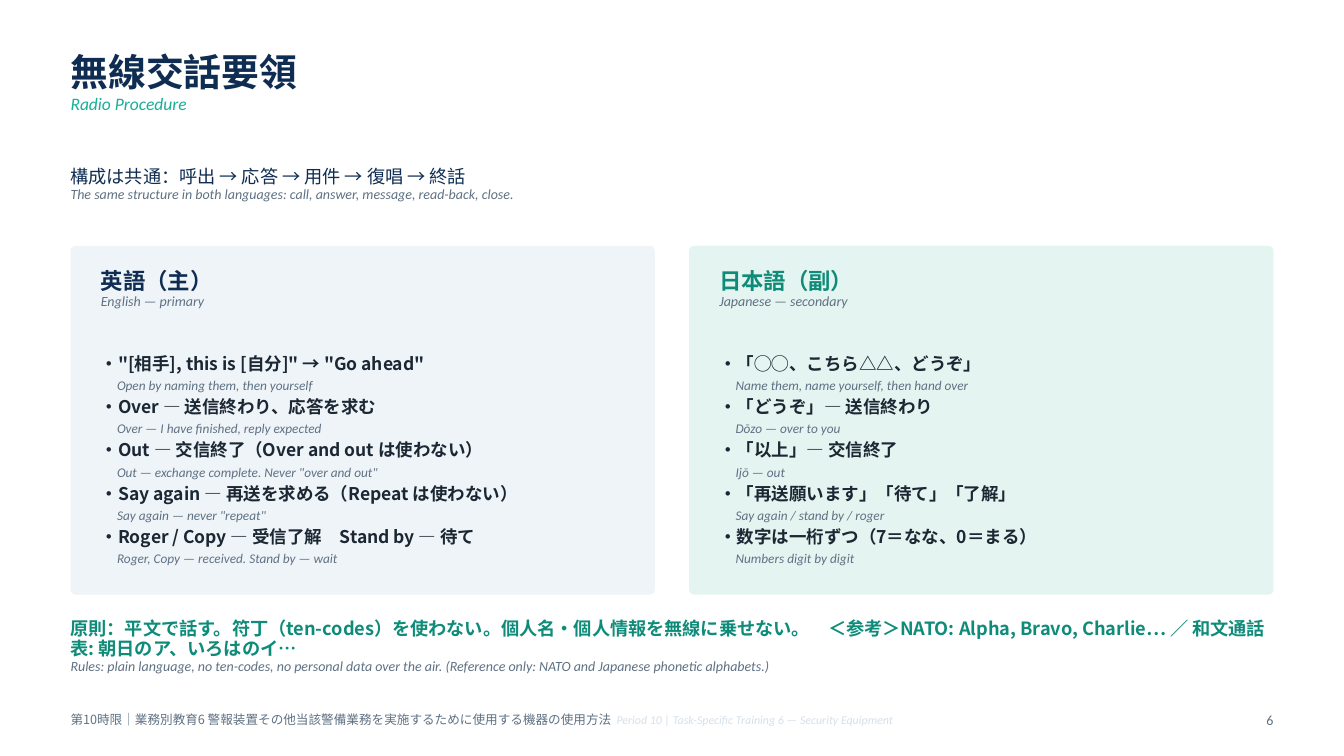
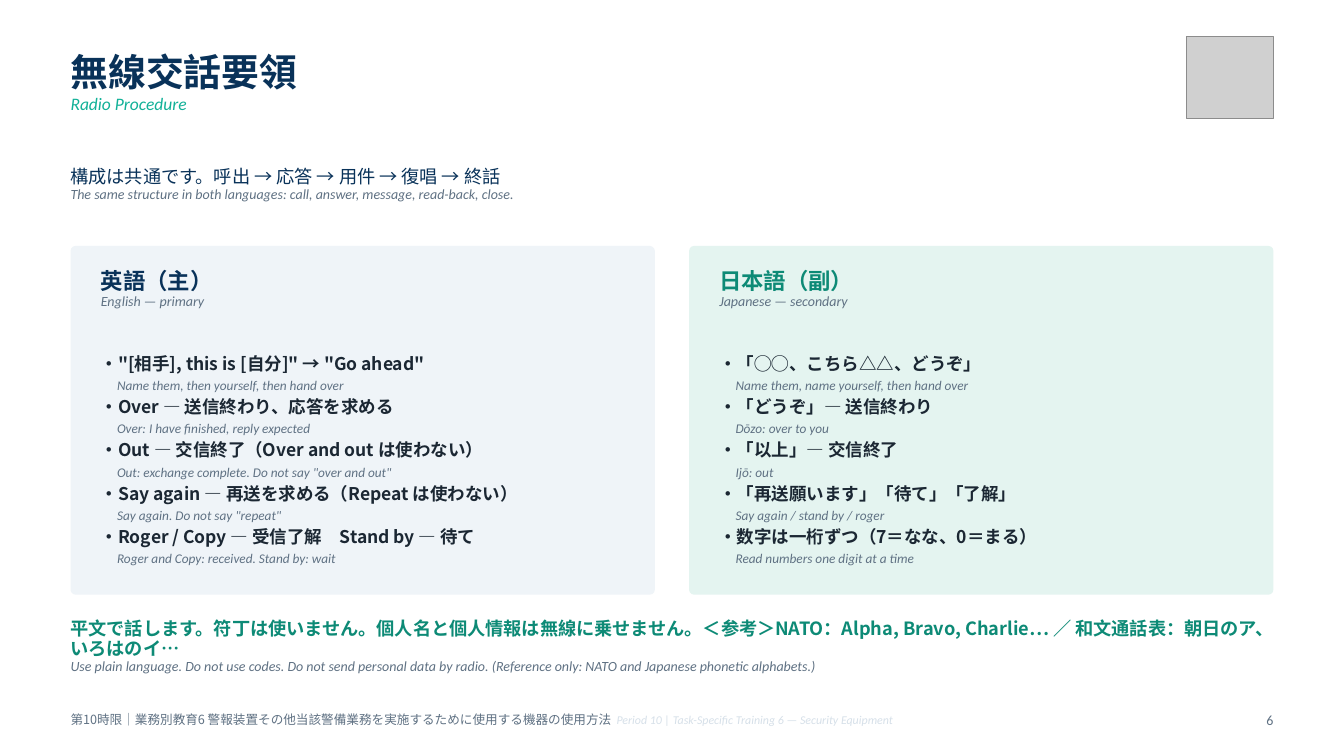
Before and after one commit to hrsmhiroshi-cpu/Training-, a slide deck: slide 6 of decks/06_10限_機器と総括.pptx. Drawn at 1344x756 pixels with LibreOffice and Linux fonts; fonts in the diff are those of the drawing; grey boxes stand for pictures. Boxes give left, top, right and bottom in pixels: in the first picture for what was removed or moved away, otherwise in the second. Text is boxed around its words. In the diff, an @@ line names an element or a change of style, - is before the commit and + after.

```diff
--- a/decks/06_10限_機器と総括.pptx
+++ b/decks/06_10限_機器と総括.pptx
@@ picture added at (x1=1187, y1=36, x2=1273, y2=118) @@
@@ text at (x1=71, y1=167, x2=500, y2=185): text changed; text colour #0F2D52 to #093259 @@
-構成は共通：呼出 → 応答 → 用件 → 復唱 → 終話
+構成は共通です。呼出 → 応答 → 用件 → 復唱 → 終話
@@ text at (x1=101, y1=381, x2=394, y2=435): text changed @@
-Open by naming them, then yourself
-・Over ― 送信終わり、応答を求む
-Over — I have finished, reply expected
+Name them, then yourself, then hand over
+・Over ― 送信終わり、応答を求める
+Over: I have finished, reply expected
@@ text at (x1=736, y1=424, x2=829, y2=435): text changed @@
-Dōzo — over to you
+Dōzo: over to you
@@ text at (x1=117, y1=468, x2=391, y2=479): text changed @@
-Out — exchange complete. Never "over and out"
+Out: exchange complete. Do not say "over and out"
@@ text at (x1=736, y1=468, x2=773, y2=479): text changed @@
-Ijō — out
+Ijō: out
@@ text at (x1=117, y1=511, x2=281, y2=522): text changed @@
-Say again — never "repeat"
+Say again. Do not say "repeat"
@@ text at (x1=117, y1=554, x2=336, y2=565): text changed @@
-Roger, Copy — received. Stand by — wait
+Roger and Copy: received. Stand by: wait
@@ text at (x1=736, y1=554, x2=914, y2=565): text changed @@
-Numbers digit by digit
+Read numbers one digit at a time
@@ text at (x1=71, y1=619, x2=1273, y2=674): text changed @@
-原則：平文で話す。符丁（ten-codes）を使わない。個人名・個人情報を無線に乗せない。 ＜参考＞NATO: Alpha, Bravo, Charlie… ／ 和文通話表: 朝日のア、いろはのイ…
-Rules: plain language, no ten-codes, no personal data over the air. (Reference only: NATO and Japanese phonetic alphabets.)
+平文で話します。符丁は使いません。個人名と個人情報は無線に乗せません。＜参考＞NATO：Alpha, Bravo, Charlie… ／ 和文通話表：朝日のア、いろはのイ…
+Use plain language. Do not use codes. Do not send personal data by radio. (Reference only: NATO and Japanese phonetic alphabets.)
```
Also in this commit, not shown: 10 other slides changed, 16 other files.
